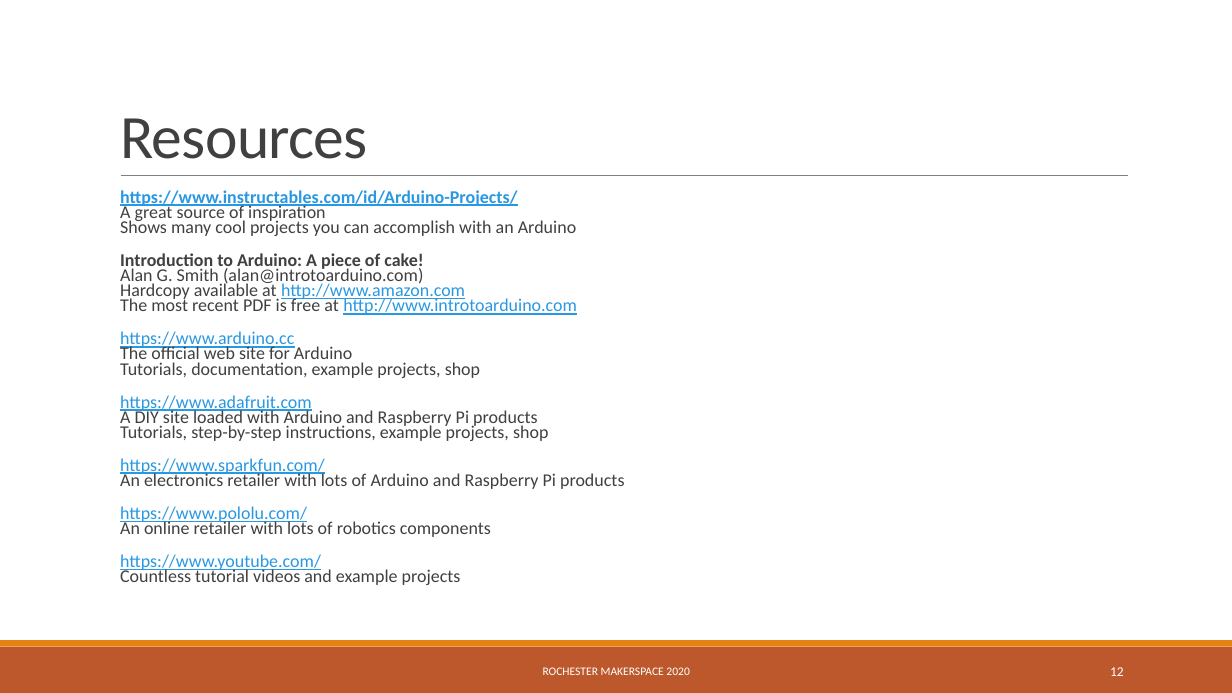
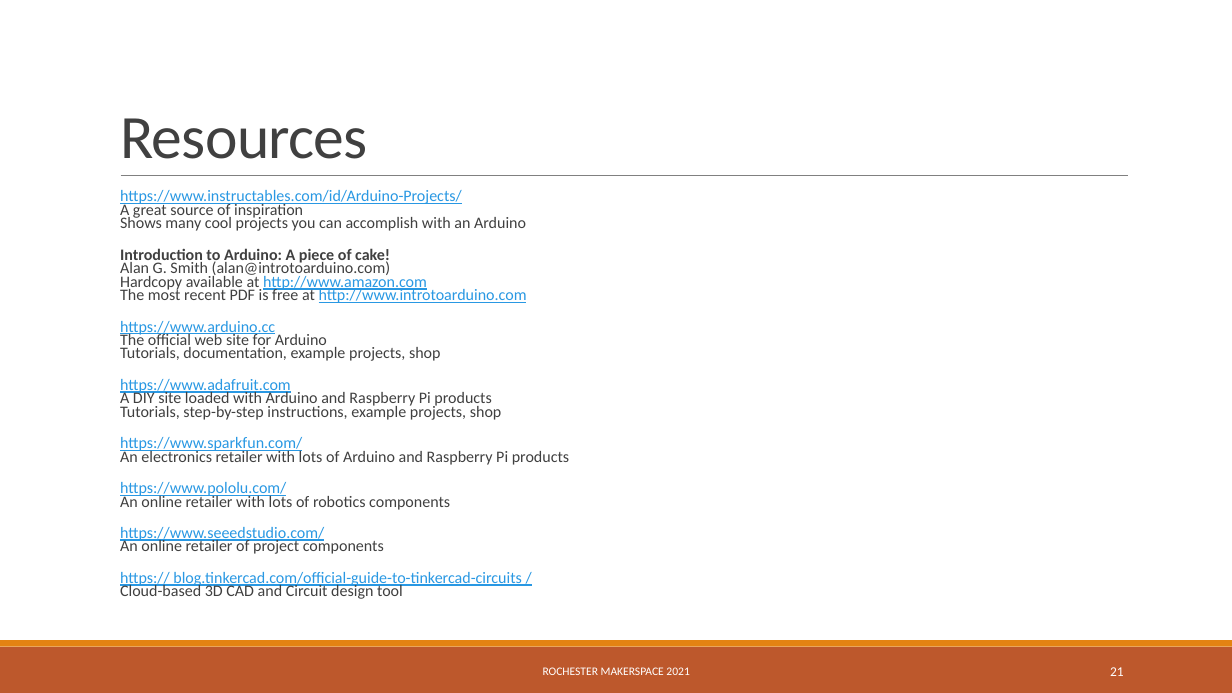
Before and after one commit to RochesterMakerSpace/ArduinoClass, a slide deck: slide 21 of docs/Introduction to Arduino.pptx (slide 12 before the commit). Drawn at 1232x693 pixels with LibreOffice and Linux fonts; fonts in the diff are those of the drawing. Boxes give left, top, right and bottom in pixels: in the first picture for what was removed or moved away, otherwise in the second. Text is boxed around its words. In the diff, an @@ line names an element or a change of style, - is before the commit and + after.

Commit message:
Update slides

```diff
--- a/docs/Introduction to Arduino.pptx
+++ b/docs/Introduction to Arduino.pptx
@@ text at <box>120,190,569,510</box>: size 14 to 12.5 pt in "https://www.instructables.com/id/Arduino-Projects/ A great s ...", "Introduction to Arduino: A piece of cake! ...", "https://www.arduino.cc The official web site for Arduino ...", "https://www.adafruit.com A DIY site loaded with Arduino ..." and 2 more places; bold off in "https://www.instructables.com/id/Arduino-Projects/" @@
@@ text at <box>120,527,522,599</box>: text changed; size 14 to 12.5 pt; text colour #404040 to #2998E3 @@
-  https://www.youtube.com/
-  Countless tutorial videos and example projects
+  https://www.seeedstudio.com/
+  An online retailer of project components
+  https:// blog.tinkercad.com/official-guide-to-tinkercad-circuits /
+  Cloud-based 3D CAD and Circuit design tool
@@ text at <box>543,667,689,675</box>: text changed @@
-ROCHESTER MAKERSPACE 2020
+ROCHESTER MAKERSPACE 2021
@@ page number at <box>1110,667,1124,676</box>: text changed @@
-12
+21
```
Also in this commit, not shown: 12 other slides changed, 11 slides added, 7 other files.
